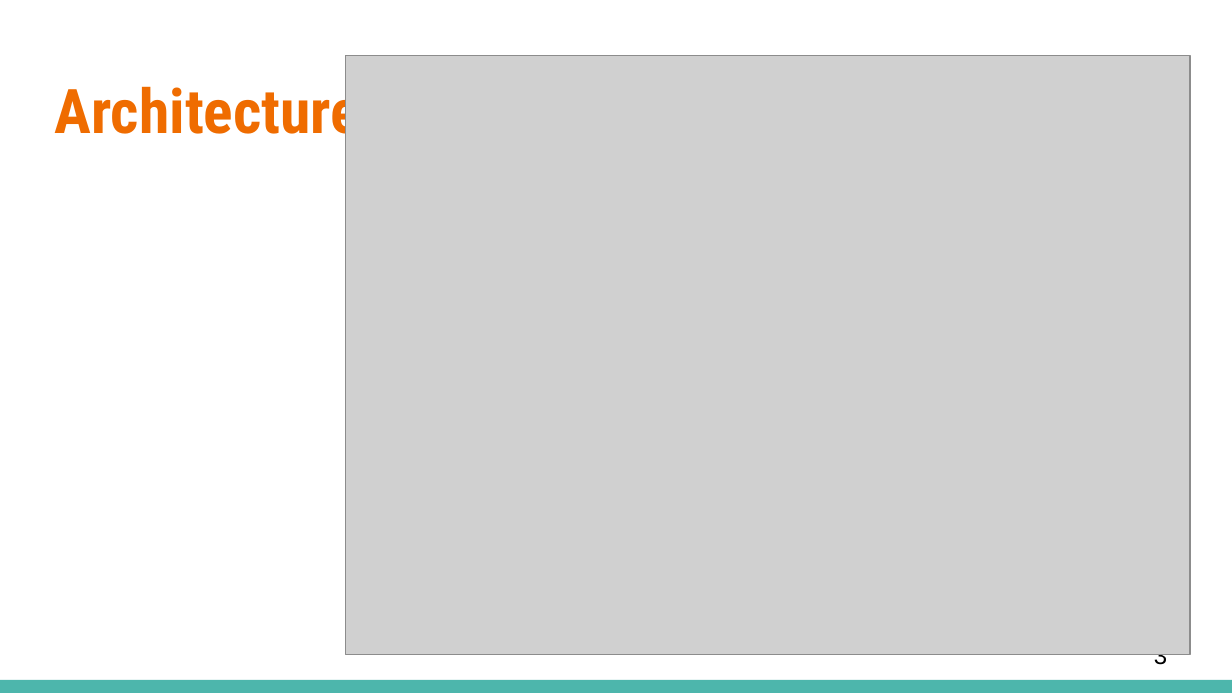
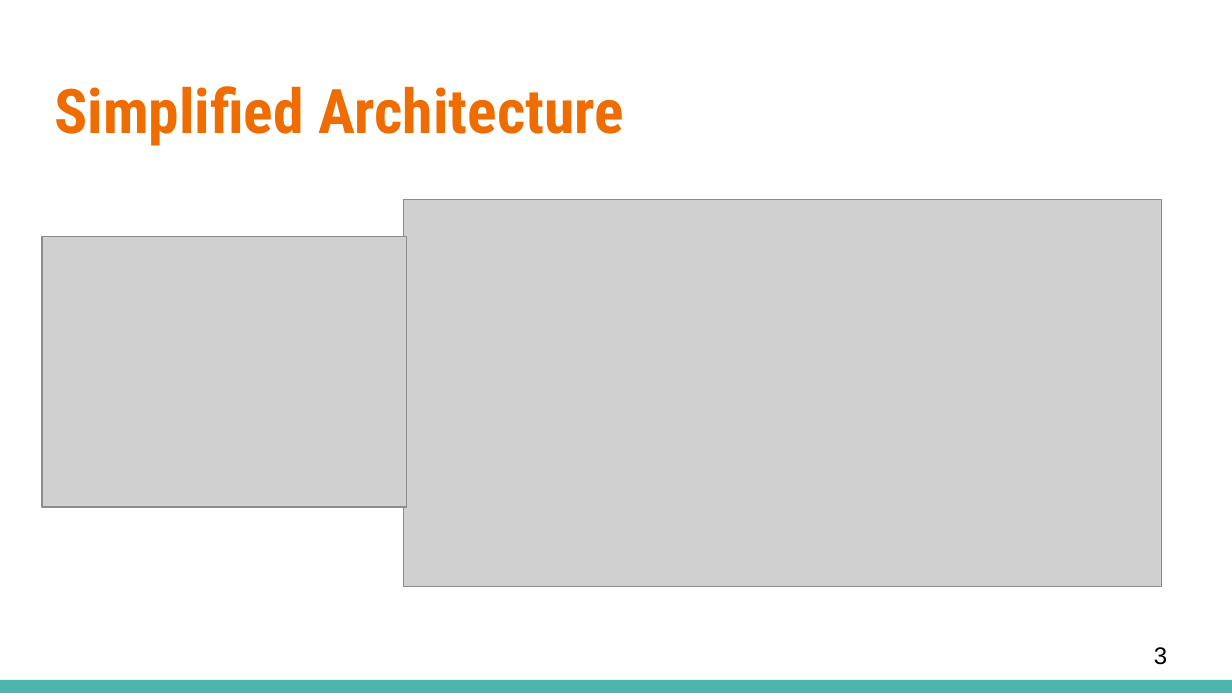
Before and after one commit to allen1759/NTU105-2_Software-Engineering, a slide deck: slide 3 of MeetingMinutes/SimianArmy_RelatedFiles/Crawler&CodingStyle.pptx. Drawn at 1232x693 pixels with LibreOffice and Linux fonts; fonts in the diff are those of the drawing; grey boxes stand for pictures. Boxes give left, top, right and bottom in pixels: in the first picture for what was removed or moved away, otherwise in the second. Text is boxed around its words. In the diff, an @@ line names an element or a change of style, - is before the commit and + after.

```diff
--- a/MeetingMinutes/SimianArmy_RelatedFiles/Crawler&CodingStyle.pptx
+++ b/MeetingMinutes/SimianArmy_RelatedFiles/Crawler&CodingStyle.pptx
@@ title at (x1=54, y1=86, x2=624, y2=146): text changed @@
-Architecture
+Simplified Architecture
@@ picture resized from (x1=345, y1=55, x2=1190, y2=654) to (x1=403, y1=200, x2=1162, y2=588) @@
@@ picture added at (x1=42, y1=237, x2=407, y2=508) @@
```
Also in this commit, not shown: 7 other slides changed, 5 slides added, 4 slides removed.
